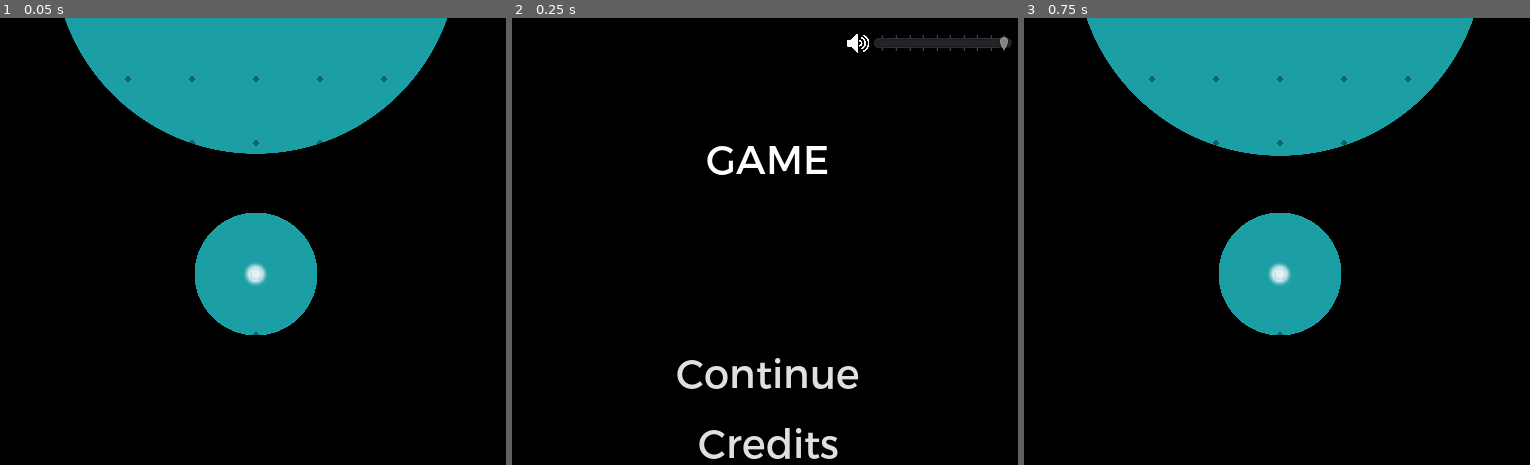
Above: before the commit, frames 1-3 (left to right).
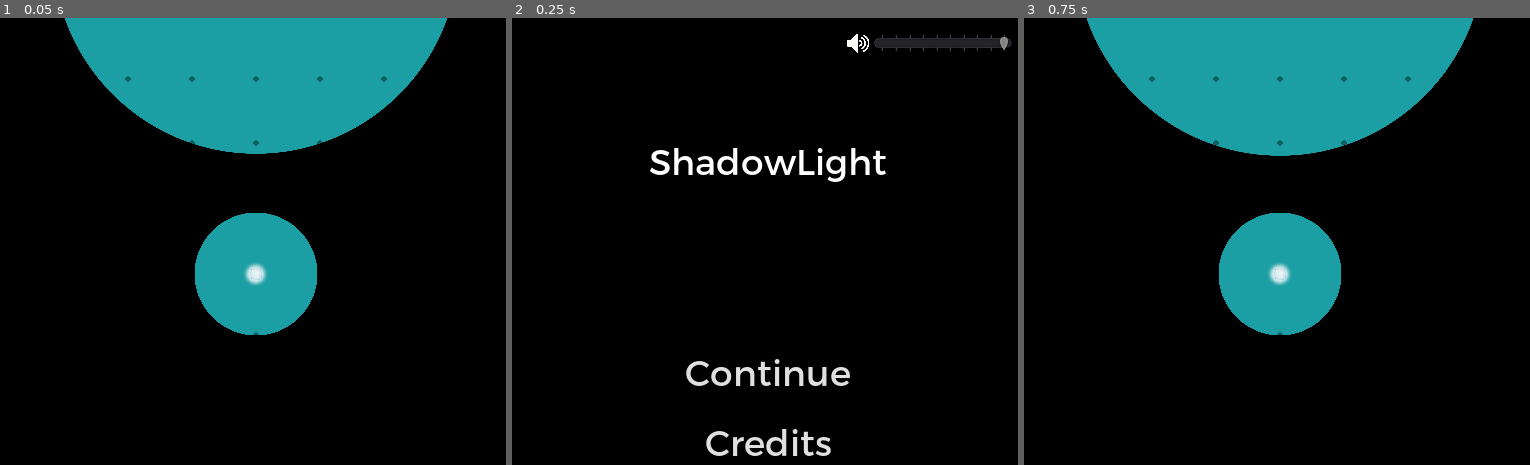
Above: after the commit, the same moments.

Repository: Disablak/Godot-Wild-Jam
Game: Godot game, scene res://Scenes/Main.tscn
Two runs of this game, one before a commit and one after it. Both use one fixed random seed, a clock stepped at 60 frames per second and the inputs below. The engine's default icon, where the game draws it, is replaced by a stand-in: a white triangle on a blue panel in a dark square.
Inputs:
- Up to frame 1 (0.05 s): no input
- Up to frame 2 (0.25 s): no input
- Up to frame 3 (0.75 s): click "Continue" at 0.5 s

Frame 1 is identical in both runs. In frame 2, 3.5% of the frame differs, in the area x 27-74%, y 28-99%; in frame 3, nothing differs.

Commit message:
added game name to tile. Added credits

Diff:
--- a/Assets/fonts/trueno.tres
+++ b/Assets/fonts/trueno.tres
@@ -4,5 +4,5 @@
 
 [resource]
 resource_local_to_scene = true
-size = 40
+size = 36
 font_data = ExtResource( 1 )
--- a/Scenes/MainMenu.tscn
+++ b/Scenes/MainMenu.tscn
@@ -63,7 +63,7 @@
 anchor_right = 1.0
 margin_bottom = 164.0
 custom_fonts/font = ExtResource( 1 )
-text = "GAME"
+text = "ShadowLight"
 align = 1
 valign = 2
 
@@ -95,18 +95,27 @@
 margin_bottom = -70.0
 
 [node name="Label" type="Label" parent="CreditsRoot/ScrollContainer"]
-margin_right = 537.0
-margin_bottom = 442.0
+margin_right = 512.0
+margin_bottom = 937.0
 size_flags_horizontal = 3
-size_flags_vertical = 7
+size_flags_vertical = 5
 custom_fonts/font = ExtResource( 1 )
-text = "asdasdasdsdsdadasdasdad
-asdasdasdsdsdadasdasdad
-asdasdasdsdsdadasdasdad
-asdasdasdsdsdadasdasdad
-asdasdasdsdsdadasdasdad
-asdasdasdsdsdadasdasdad
-asdasdasdsdsdadasdasdad
-asdasdasdsdsdadasdasdad"
+text = "This game was made for
+Godot Wild Game Jam #46
+
+Created by:
+
+Dan Tselish
+Max Verchinsky
+Vladislav Boroday
+
+Resources used:
+
+Godot game engine by Juan Linietsky, Ariel Manzur and contributors
+
+Ghost Voices - SFX by Patrick Flattery
+
+Trueno Font by KineticPlasma Fonts"
 align = 1
 valign = 1
+autowrap = true
